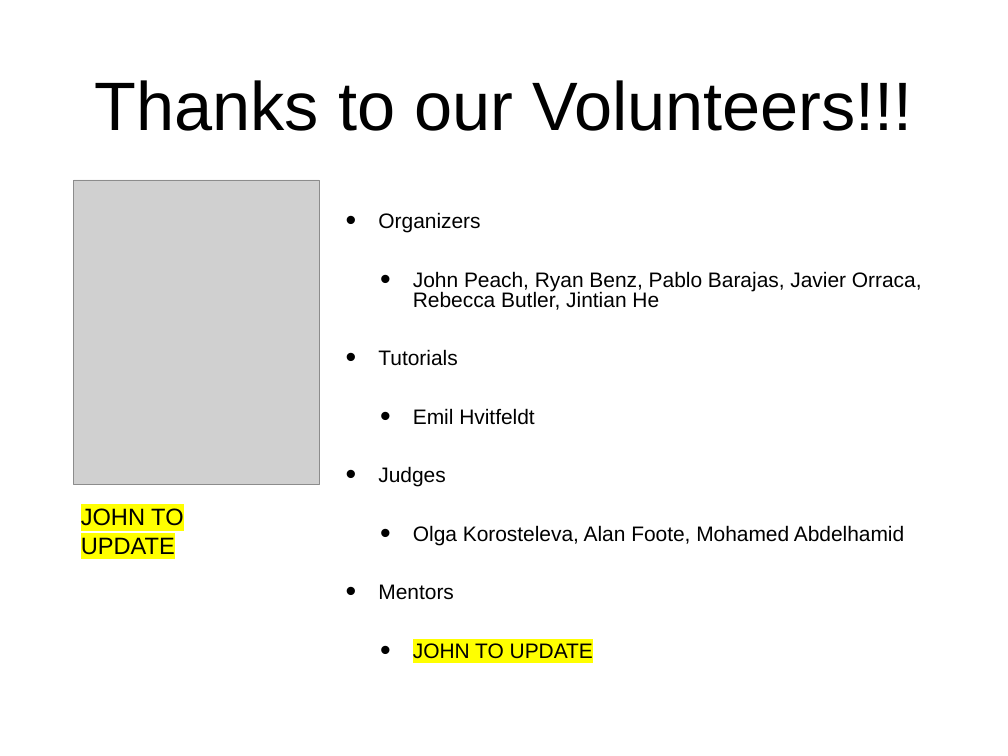
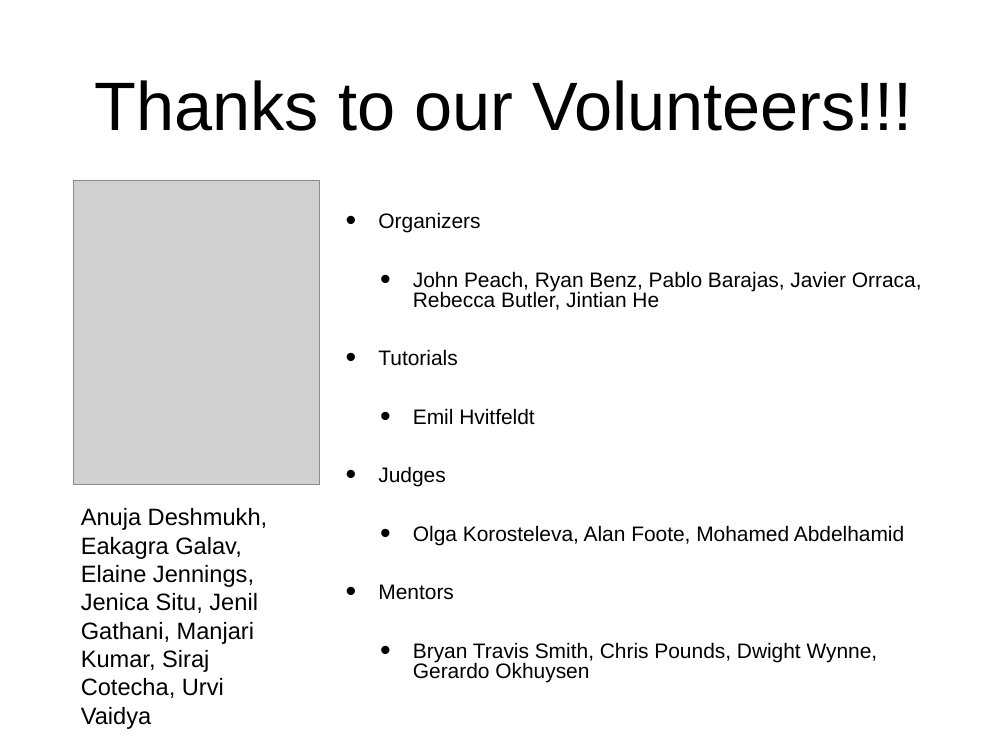
Before and after one commit to socalrug/hackathon-2023-04, a slide deck: slide 15 of admin/intro_slides/hackathon_intro_slides.pptx. Drawn at 1008x756 pixels with LibreOffice and Linux fonts; fonts in the diff are those of the drawing; grey boxes stand for pictures. Boxes give left, top, right and bottom in pixels: in the first picture for what was removed or moved away, otherwise in the second. Text is boxed around its words. In the diff, an @@ line names an element or a change of style, - is before the commit and + after.

```diff
--- a/admin/intro_slides/hackathon_intro_slides.pptx
+++ b/admin/intro_slides/hackathon_intro_slides.pptx
@@ text at (81, 508, 267, 729): text changed @@
-JOHN TO UPDATE
+Anuja Deshmukh, Eakagra Galav, Elaine Jennings, Jenica Situ, Jenil Gathani, Manjari Kumar, Siraj Cotecha, Urvi Vaidya
@@ text at (413, 642, 878, 682): text changed @@
-  • JOHN TO UPDATE
+  • Bryan Travis Smith, Chris Pounds, Dwight Wynne, Gerardo Okhuysen
```
Also in this commit, not shown: 7 other slides changed, 3 other files.
